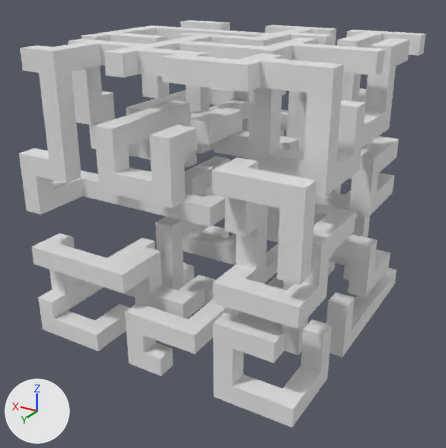
An edit to the FBX model assets/models/Level1-2e2.fbx, drawn before and after from the same camera.
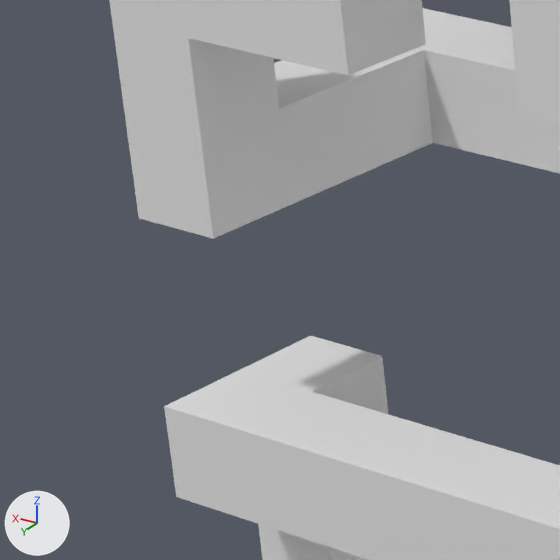
Each version is shown whole from a camera (50 mm lens) standing at (-506.0, 870.0, 597.0) and looking at (-2.0, 30.0, 177.0), then close up on the part from 0% to 24% of the width and 38% to 62% of the height. Every picture has the same lights, and +X, +Y and +Z are marked at lower left. Materials are left out; every surface is plain grey. Where no turn or scale is listed for an object, it has been applied to the vertices.

In view in the first close-up: 'slot393'.
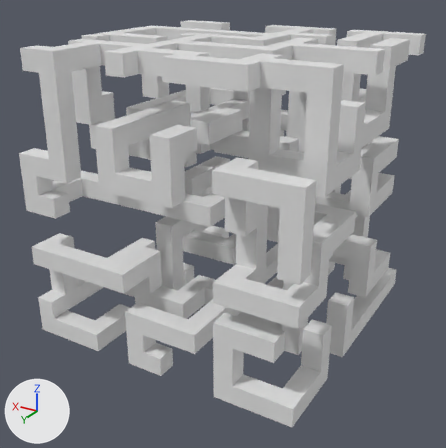
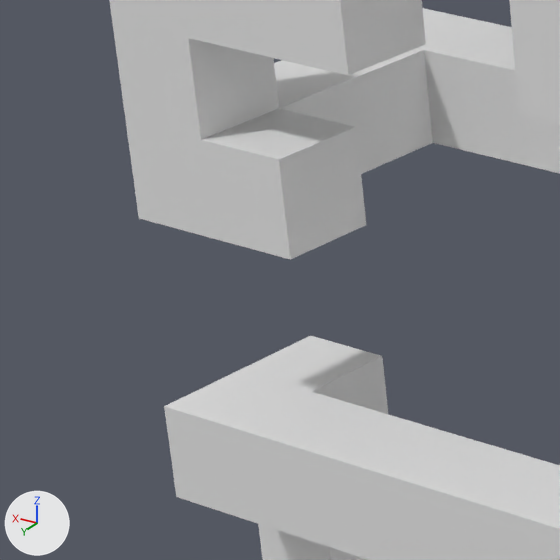
Commit message: Fixed pathfinding in level 1-2

Location of each change, (x1, y1, x2, y2) in pixels of the close-ups (560 x 560 px):
part 1 of me_slot393, built on: before (115, 21, 424, 239); after (115, 21, 424, 260)

Edits to the bpy script that builds the scene:
```text
Change me_slot393:
    used by ob_slot393; location = (0.0, 0.0, 0.0)
    remove me_slot393.from_pydata(...)  # 4762 vertices, 6176 faces; spans x -240.0..240.0, y -240.0..240.0, z 0.0..480.0
    add me_slot393.from_pydata(...)  # 4781 vertices, 6192 faces; spans x -240.0..240.0, y -240.0..240.0, z 0.0..480.0
    me_slot393 part 1
    3 vertices are removed from x 208.0..209.0, y 208.0..239.0, z 224.0..255.0
    16 faces are deleted
    17 vertices are added at x 176.0..209.0, y 208.0..240.0, z 224.0..256.0
    5 new vertices lie (-32.0, 0.0, 0.0) away from vertices in x 208.0..209.0, y 208.0..240.0, z 224.0..256.0
    32 new faces join them
```
